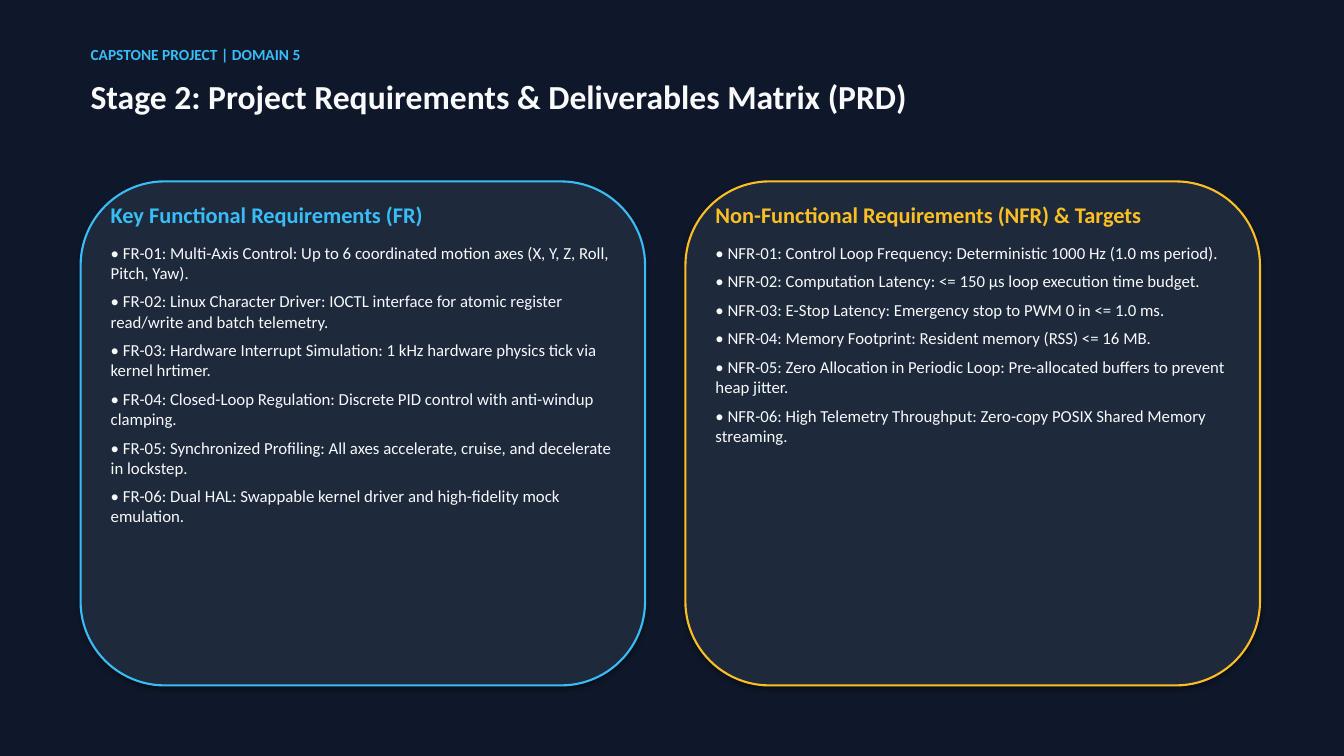
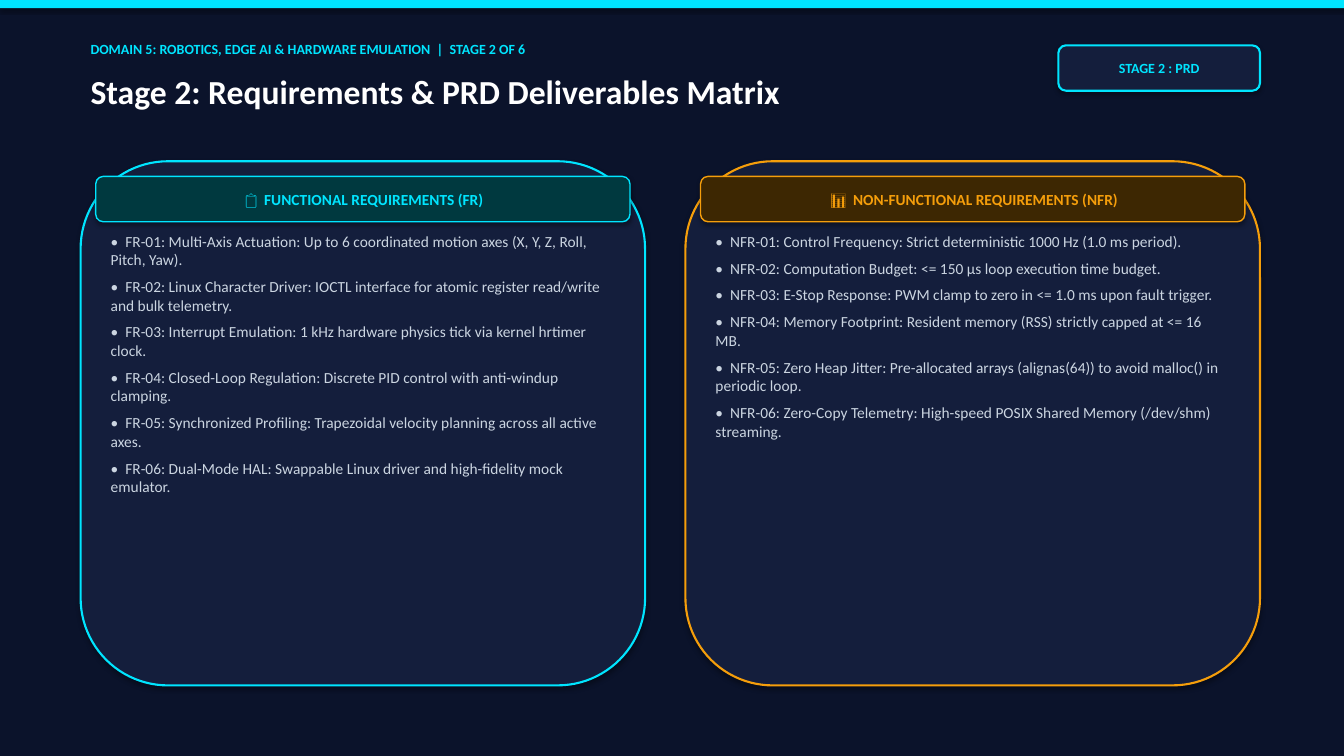
Before and after one commit to Amankumar307/robotic-motor-hub, a slide deck: slide 3 of docs/Robotic_Motor_Hub_Presentation.pptx. Drawn at 1344x756 pixels with LibreOffice and Linux fonts; fonts in the diff are those of the drawing. Boxes give left, top, right and bottom in pixels: in the first picture for what was removed or moved away, otherwise in the second. Text is boxed around its words. In the diff, an @@ line names an element or a change of style, - is before the commit and + after.

Commit message:
docs(presentation): Upgrade presentation with vibrant color cards, metrics dashboard, and interactive HTML deck

```diff
--- a/docs/Robotic_Motor_Hub_Presentation.pptx
+++ b/docs/Robotic_Motor_Hub_Presentation.pptx
@@ rectangle at [0,0,1344,756]: fill #0F172A to #0B132B; outline #0F172A 0.75 pt to none @@
@@ rectangle added at [0,0,1344,8], fill #00E5FF @@
@@ text removed at [91,50,301,60] @@
-CAPSTONE PROJECT | DOMAIN 5
@@ text added at [91,44,525,56], 10 pt, text #00E5FF, bold @@
+DOMAIN 5: ROBOTICS, EDGE AI & HARDWARE EMULATION | STAGE 2 OF 6
@@ rounded rectangle added at [1059,45,1260,91], fill #141E3C, outline #00E5FF 1.5 pt, 10 pt, text #00E5FF, bold @@
+STAGE 2 : PRD
@@ text at [91,80,780,110]: text changed; text colour #F8FAFC to #FFFFFF @@
-Stage 2: Project Requirements & Deliverables Matrix (PRD)
+Stage 2: Requirements & PRD Deliverables Matrix
@@ rounded rectangle: place and size @@
-rounded rectangle at [686,181,1260,686]
+rounded rectangle at [81,161,645,686]
@@ rounded rectangle at [81,161,645,686]: fill #1E293B to #141E3C; outline #FBBF24 1.5 pt to #00E5FF 1.5 pt @@
@@ rounded rectangle added at [96,176,630,222], fill #00393F, outline #00E5FF 1 pt, 11 pt, text #00E5FF, bold @@
+📋 FUNCTIONAL REQUIREMENTS (FR)
@@ rounded rectangle added at [686,161,1260,686], fill #141E3C, outline #F59E0B 1.5 pt @@
@@ rounded rectangle added at [701,176,1245,222], fill #3D2702, outline #F59E0B 1 pt, 11 pt, text #F59E0B, bold @@
+📊 NON-FUNCTIONAL REQUIREMENTS (NFR)
@@ rounded rectangle removed at [81,181,645,686] @@
@@ text "• FR-01: Multi-Axis Actuation: Up ...": place and size @@
-text "• FR-01: Multi-Axis Actuation: Up ..." at [111,206,611,522]
+text "• FR-01: Multi-Axis Actuation: Up ..." at [111,236,600,492]
@@ text at [111,236,600,356]: text changed; size 12 to 11 pt; text colour #F8FAFC to #CBD5E1 @@
-Key Functional Requirements (FR)
-• FR-01: Multi-Axis Control: Up to 6 coordinated motion axes (X, Y, Z, Roll, Pitch, Yaw).
-• FR-02: Linux Character Driver: IOCTL interface for atomic register read/write and batch telemetry.
-• FR-03: Hardware Interrupt Simulation: 1 kHz hardware physics tick via kernel hrtimer.
+• FR-01: Multi-Axis Actuation: Up to 6 coordinated motion axes (X, Y, Z, Roll, Pitch, Yaw).
+• FR-02: Linux Character Driver: IOCTL interface for atomic register read/write and bulk telemetry.
+• FR-03: Interrupt Emulation: 1 kHz hardware physics tick via kernel hrtimer clock.
@@ text at [715,236,1219,440]: text changed; size 12 to 11 pt; text colour #F8FAFC to #CBD5E1 @@
-Non-Functional Requirements (NFR) & Targets
-• NFR-01: Control Loop Frequency: Deterministic 1000 Hz (1.0 ms period).
-• NFR-02: Computation Latency: <= 150 µs loop execution time budget.
-• NFR-03: E-Stop Latency: Emergency stop to PWM 0 in <= 1.0 ms.
-• NFR-04: Memory Footprint: Resident memory (RSS) <= 16 MB.
-• NFR-05: Zero Allocation in Periodic Loop: Pre-allocated buffers to prevent heap jitter.
-• NFR-06: High Telemetry Throughput: Zero-copy POSIX Shared Memory streaming.
+• NFR-01: Control Frequency: Strict deterministic 1000 Hz (1.0 ms period).
+• NFR-02: Computation Budget: <= 150 µs loop execution time budget.
+• NFR-03: E-Stop Response: PWM clamp to zero in <= 1.0 ms upon fault trigger.
+• NFR-04: Memory Footprint: Resident memory (RSS) strictly capped at <= 16 MB.
+• NFR-05: Zero Heap Jitter: Pre-allocated arrays (alignas(64)) to avoid malloc() in periodic loop.
+• NFR-06: Zero-Copy Telemetry: High-speed POSIX Shared Memory (/dev/shm) streaming.
@@ text at [111,372,559,404]: size 12 to 11 pt, text colour #F8FAFC to #CBD5E1 in "• FR-04: Closed-Loop Regulation: Discrete PID control ..." @@
@@ text at [111,417,597,492]: text changed; size 12 to 11 pt; text colour #F8FAFC to #CBD5E1 @@
-• FR-05: Synchronized Profiling: All axes accelerate, cruise, and decelerate in lockstep.
-• FR-06: Dual HAL: Swappable kernel driver and high-fidelity mock emulation.
+• FR-05: Synchronized Profiling: Trapezoidal velocity planning across all active axes.
+• FR-06: Dual-Mode HAL: Swappable Linux driver and high-fidelity mock emulator.
```
Also in this commit, not shown: 10 other slides changed, 1 slide added, 1 slide removed, 1 other file.
